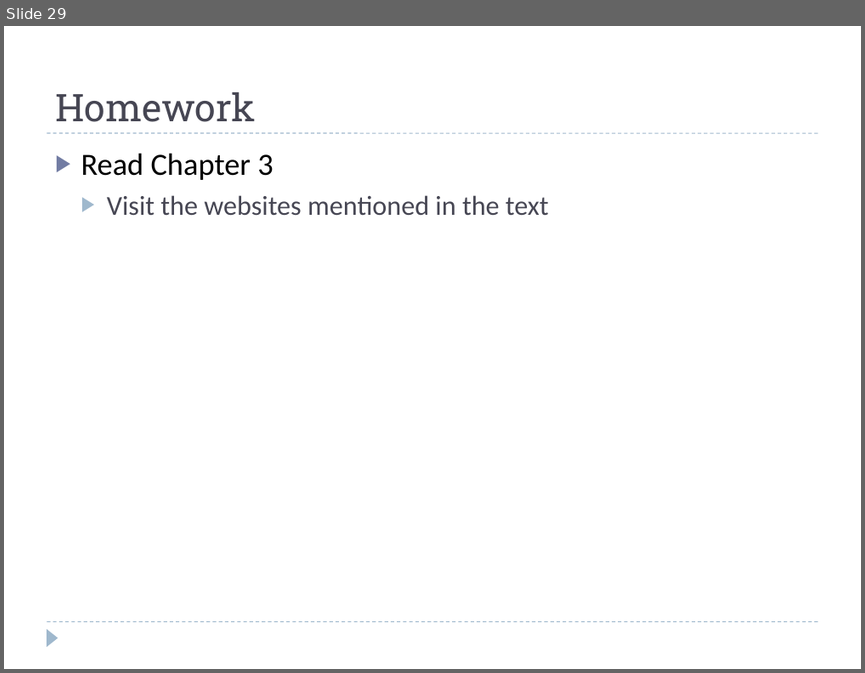
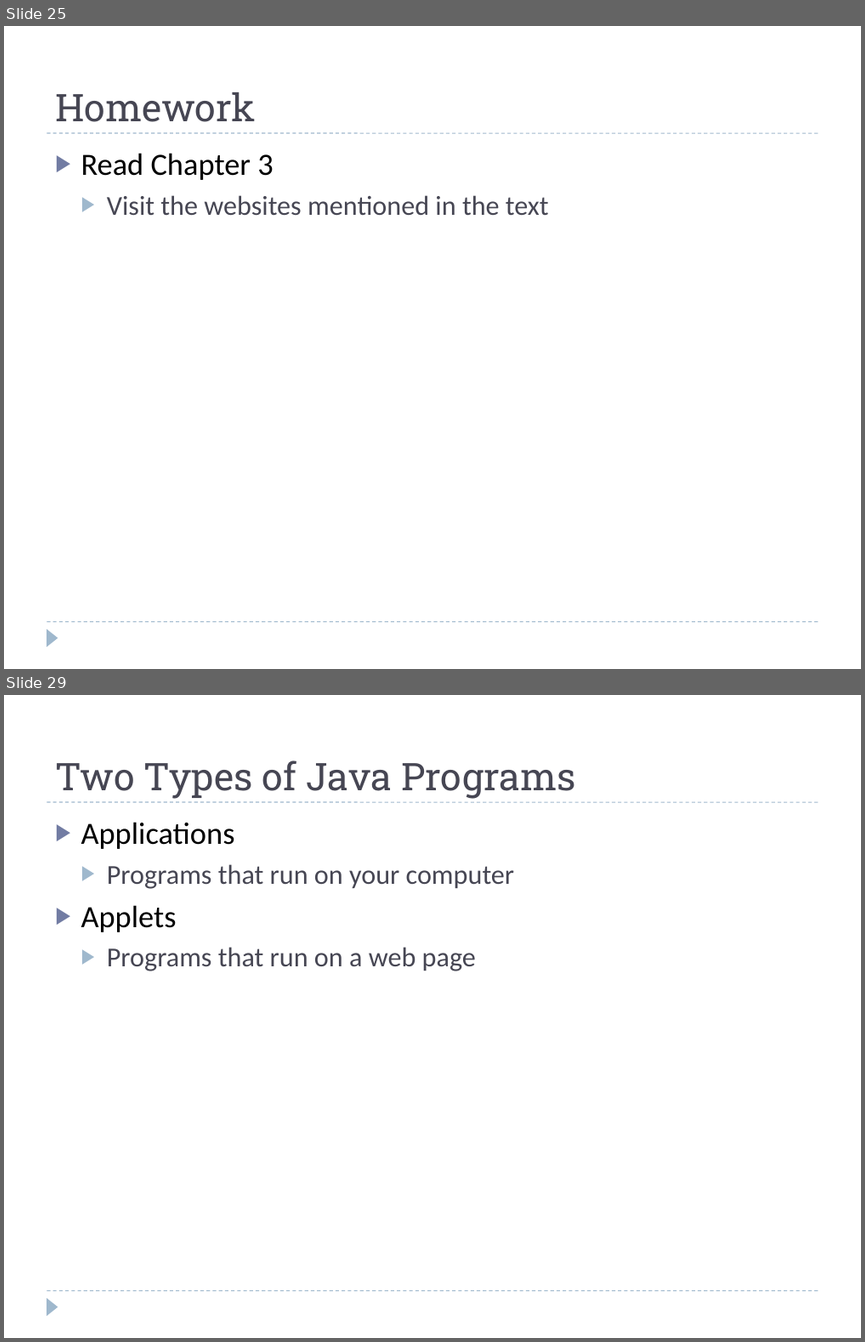
Before and after one commit to fujiboy/JavaClass_2013_Summer, a slide deck: Introduction to Java Programming.pptx. Shown one above the other, each under a label of ours: slide 29 before the commit, slides 25 and 29 after it; the slides between them are not shown. The pictures are 865x673 and 865x1342 pixels, drawn with LibreOffice and Linux fonts; fonts in the diff are those of the drawing; background and template pictures are left out. Boxes give left, top, right and bottom in pixels: in the first picture for what was removed or moved away, otherwise in the second. Text is boxed around its words. In the diff, an @@ line names an element or a change of style, - is before the commit and + after.

```diff
--- a/Introduction to Java Programming.pptx
+++ b/Introduction to Java Programming.pptx
@@ slide 29 added at [4, 695, 861, 1338], background #FFFFFF; not listed: 3 template elements that a slide beside it also shows @@
@@ title added at [55, 760, 576, 799], 32 pt, text #464653 @@
+Two Types of Java Programs
@@ text added at [81, 822, 515, 971], 23 pt, text #464653 @@
+▶ Applications
+  ▶ Programs that run on your computer
+▶ Applets
+  ▶ Programs that run on a web page
@@ what was slide 29 is now slide 25 @@
```
Also in this commit, not shown: 1 slide changed, 14 other slides added, 3 slides removed, 3 other files.
